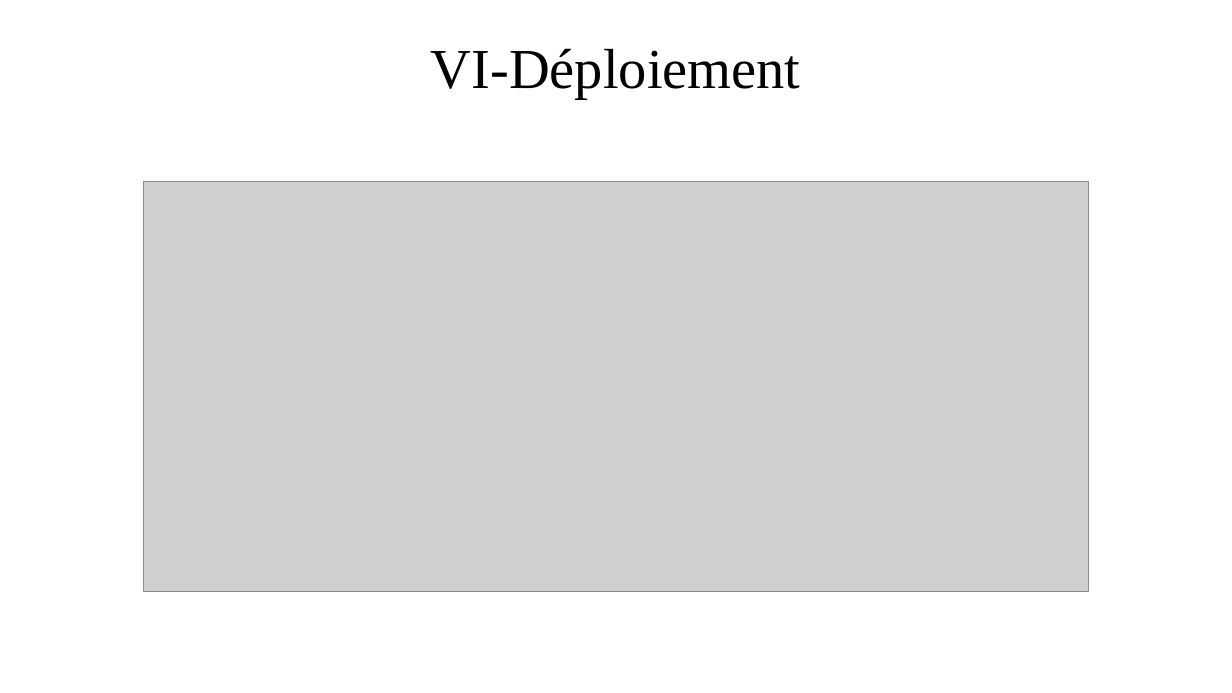
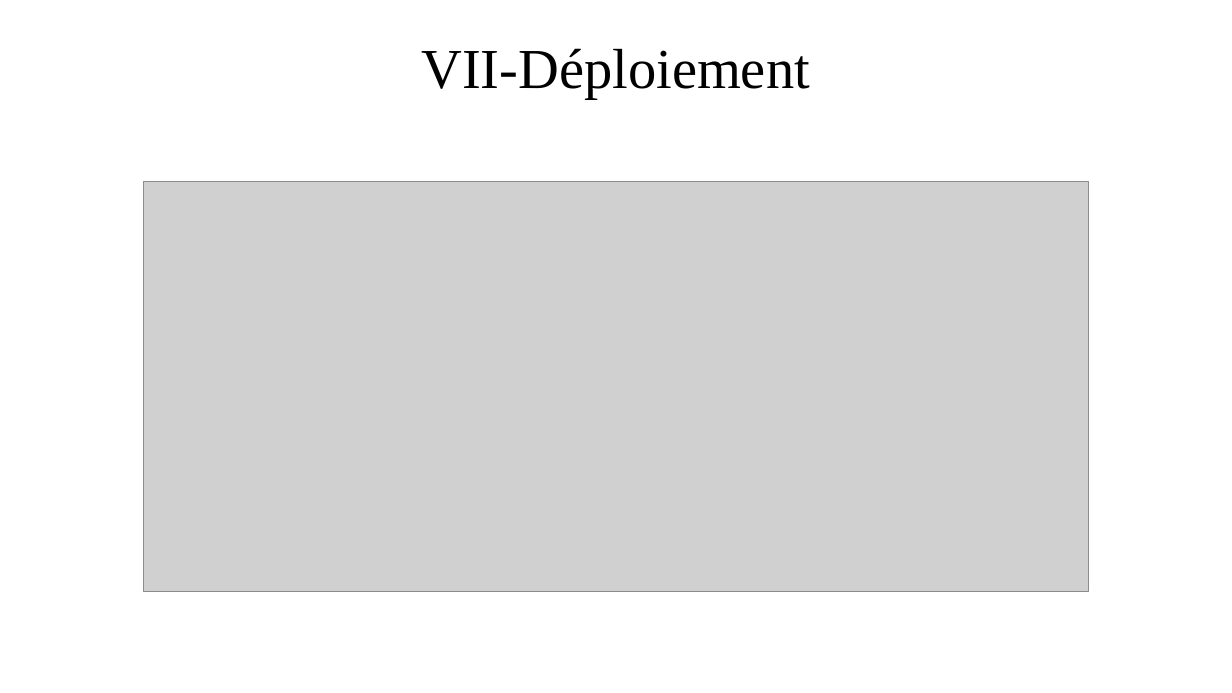
Before and after one commit to BtsSnirGpe/2020csg1, a slide deck: slide 9 of e1/doc/2020_csg1-cdc-E1-rev-1.pptx (slide 8 before the commit). Drawn at 1232x693 pixels with LibreOffice and Linux fonts; fonts in the diff are those of the drawing; grey boxes stand for pictures. Boxes give left, top, right and bottom in pixels: in the first picture for what was removed or moved away, otherwise in the second. Text is boxed around its words. In the diff, an @@ line names an element or a change of style, - is before the commit and + after.

```diff
--- a/e1/doc/2020_csg1-cdc-E1-rev-1.pptx
+++ b/e1/doc/2020_csg1-cdc-E1-rev-1.pptx
@@ title at (421, 48, 810, 99): text changed @@
-VI-Déploiement
+VII-Déploiement
```
Also in this commit, not shown: 2 other slides changed, 1 slide added, 1 other file.
